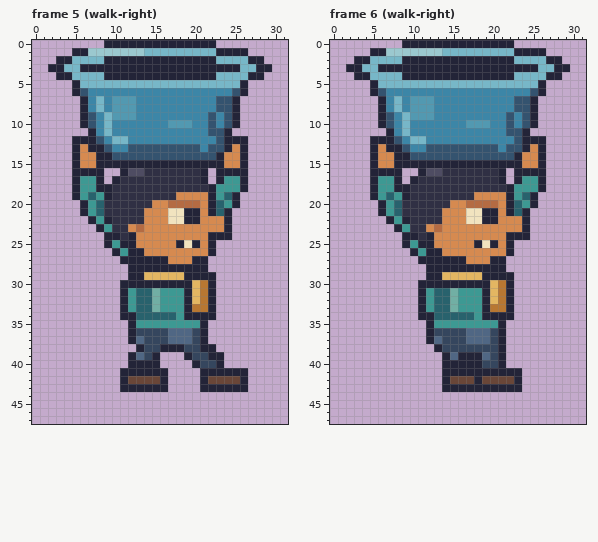
Two states of a pixel-art file, BillusBucket/Assets/Sources/billu-carry.aseprite. The picture above was drawn from the file before the commit.
32x48 pixels, 12 frames. Shown: frame 5 (walk-right), frame 6 (walk-right). The commit also changed other frames, which this record leaves out.
Once edited:
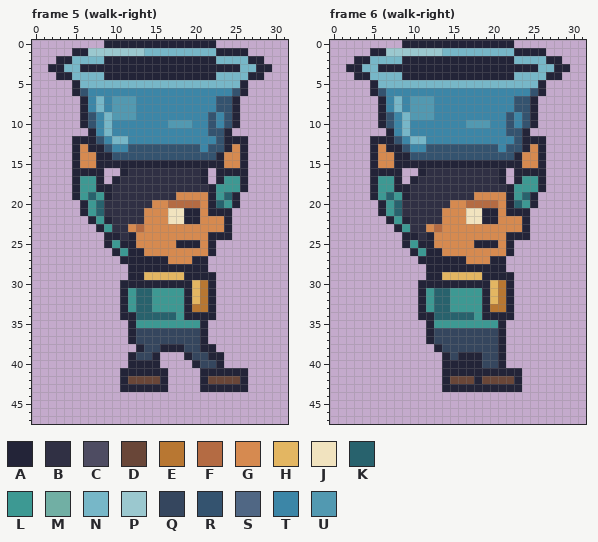
Palette (. is transparent): A #232438  B #303044  C #4e4c62  D #694638  E #b87732  F #b46b43  G #d68a50  H #e3b662  J #f1e3bf  K #28626d  L #3d9993  M #71afa4  N #77b7c8  P #9bc8cf  Q #35465e  R #34536f  S #506784  T #3c86a7  U #5299b1
The edit:
Changed rows in their new state; - is an unchanged pixel.
Frame 5 (walk-right):
first column x 12:
16 BB
first column x 23:
21 A
first column x 19:
25 A
first column x 13:
31 --L----
32 --L----
33 --L----
36 ----QQQ
37 Q---QQQ
39 Q------
Frame 6 (walk-right):
first column x 12:
16 BB
first column x 23:
21 A
first column x 19:
25 A
first column x 13:
31 --L----
32 --L----
33 --L----
36 ----QQQ
37 Q---QQQ
39 --Q---Q
Changed places in both pictures, as pixel boxes (x1, y1, x2, y2):
changed: (128, 168, 144, 176)
changed: (184, 208, 224, 248)
changed: (136, 288, 192, 360)
changed: (426, 168, 442, 176)
changed: (482, 208, 522, 248)
changed: (434, 288, 490, 360)
